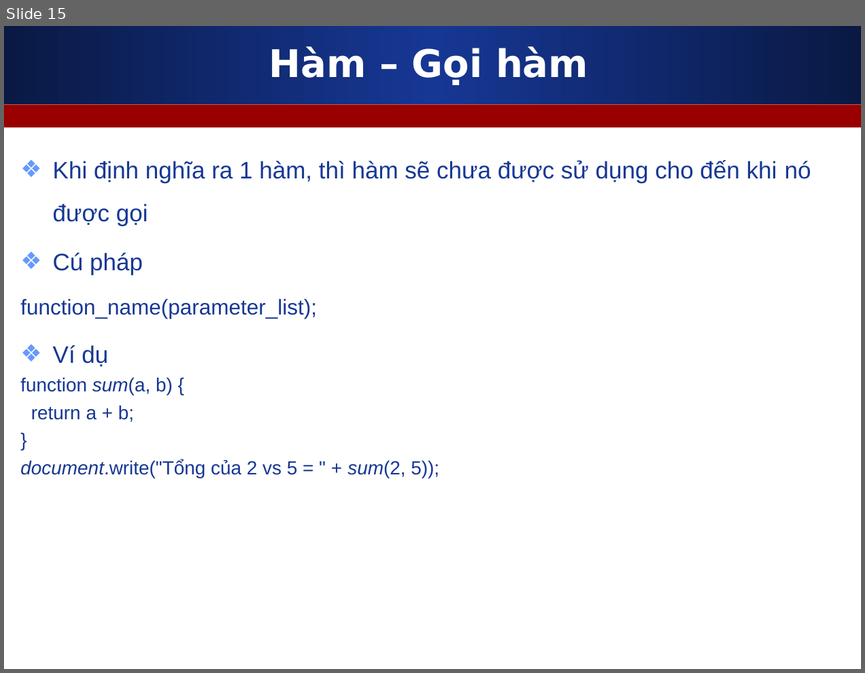
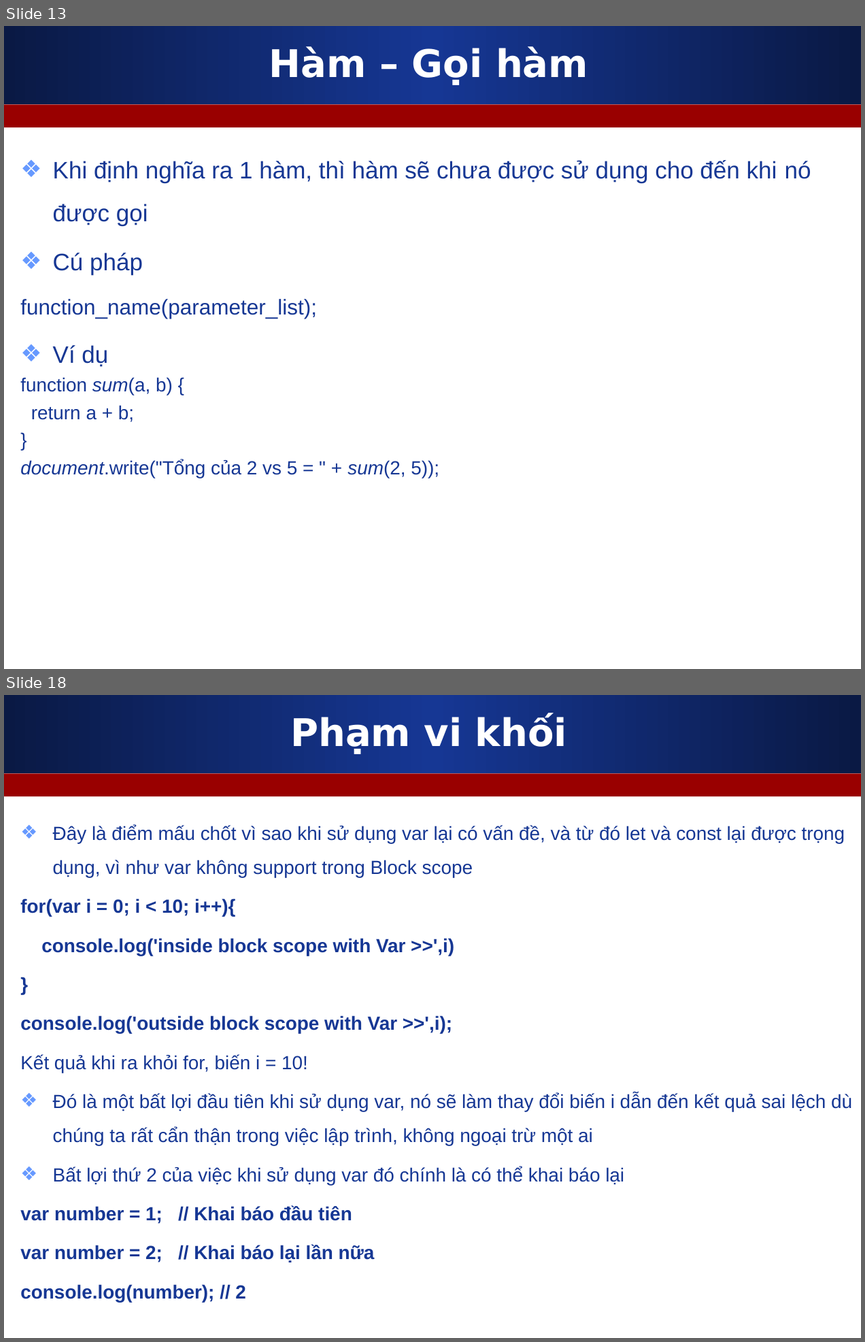
Before and after one commit to nguyenvietmanhit/PHP0921E2_SKDA, a slide deck: Day03_CD2_Javascript_Basic_1/Slides/1_Javascript_can_ban_phan_1.ppt. Shown one above the other, each under a label of ours: slide 15 before the commit, slides 13 and 18 after it; the slides between them are not shown. The pictures are 865x673 and 865x1342 pixels, drawn with LibreOffice and Linux fonts; fonts in the diff are those of the drawing. Boxes give left, top, right and bottom in pixels: in the first picture for what was removed or moved away, otherwise in the second. Text is boxed around its words. In the diff, an @@ line names an element or a change of style, - is before the commit and + after.

```diff
--- a/Day03_CD2_Javascript_Basic_1/Slides/1_Javascript_can_ban_phan_1.ppt
+++ b/Day03_CD2_Javascript_Basic_1/Slides/1_Javascript_can_ban_phan_1.ppt
@@ slide 18 added at [4, 695, 861, 1338], background #FFFFFF; not listed: 2 template elements that a slide beside it also shows @@
@@ title added at [290, 715, 567, 754], 32 pt, text #FFFFFF, bold @@
+Phạm vi khối
@@ text added at [20, 825, 852, 1302], 16 pt, text #163794 @@
+❖ Đây là điểm mấu chốt vì sao khi sử dụng var lại có vấn đề, và từ đó let và const lại được trọng dụng, vì như var không support trong Block scope
+for(var i = 0; i < 10; i++){
+console.log('inside block scope with Var >>',i)
+}
+console.log('outside block scope with Var >>',i);
+Kết quả khi ra khỏi for, biến i = 10!
+❖ Đó là một bất lợi đầu tiên khi sử dụng var, nó sẽ làm thay đổi biến i dẫn đến kết quả sai lệch dù chúng ta rất cẩn thận trong việc lập trình, không ngoại trừ một ai
+❖ Bất lợi thứ 2 của việc khi sử dụng var đó chính là có thể khai báo lại
+var number = 1; // Khai báo đầu tiên
+var number = 2; // Khai báo lại lần nữa
+console.log(number); // 2
@@ what was slide 15 is now slide 13 @@
```
Also in this commit, not shown: 4 slides changed, 4 other slides added, 1 slide removed, 1 other file.
